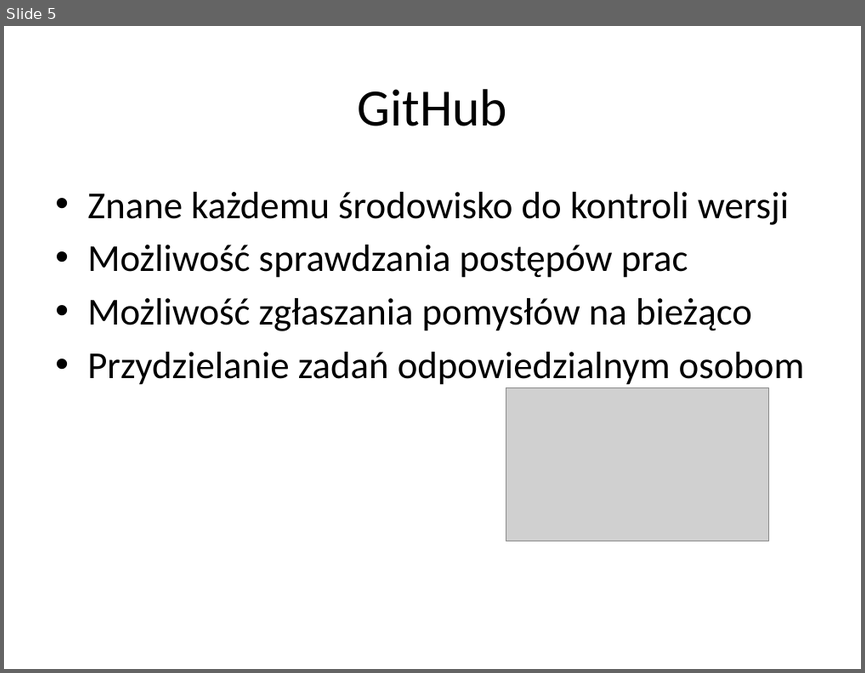
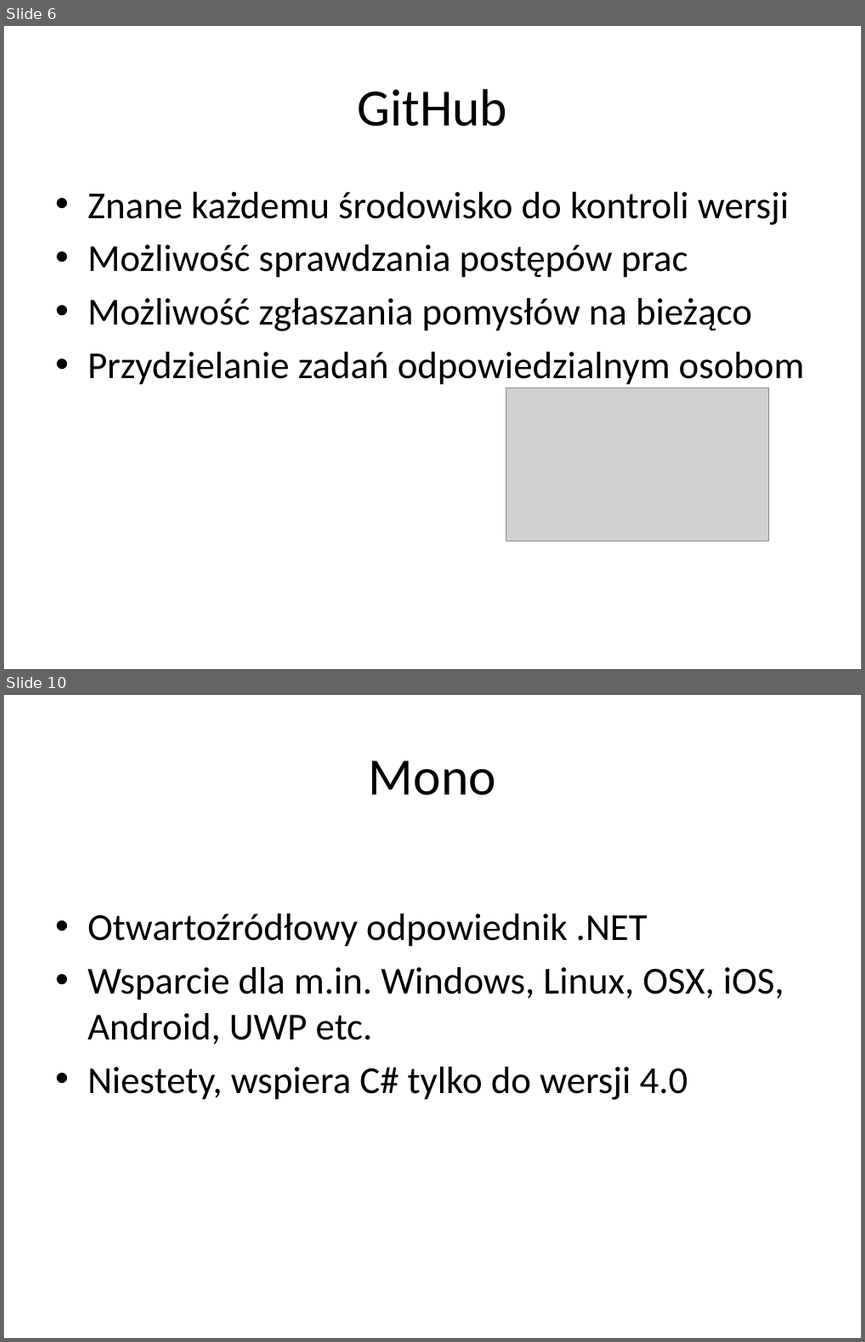
Before and after one commit to nielu/RandomGame, a slide deck: RandomGame.pptx. Shown one above the other, each under a label of ours: slide 5 before the commit, slides 6 and 10 after it; the slides between them are not shown. The pictures are 865x673 and 865x1342 pixels, drawn with LibreOffice and Linux fonts; fonts in the diff are those of the drawing; grey boxes stand for pictures; background and template pictures are left out. Boxes give left, top, right and bottom in pixels: in the first picture for what was removed or moved away, otherwise in the second. Text is boxed around its words. In the diff, an @@ line names an element or a change of style, - is before the commit and + after.

```diff
--- a/RandomGame.pptx
+++ b/RandomGame.pptx
@@ slide 10 added at [4, 695, 861, 1338], background picture (left out) @@
@@ title added at [369, 760, 496, 795], 44 pt, text #000000 @@
+Mono
@@ text added at [87, 913, 784, 1100], 32 pt, text #000000 @@
+• Otwartoźródłowy odpowiednik .NET
+• Wsparcie dla m.in. Windows, Linux, OSX, iOS, Android, UWP etc.
+• Niestety, wspiera C# tylko do wersji 4.0
@@ what was slide 5 is now slide 6 @@
```
Also in this commit, not shown: 8 slides changed, 4 other slides added, 2 slides removed.
